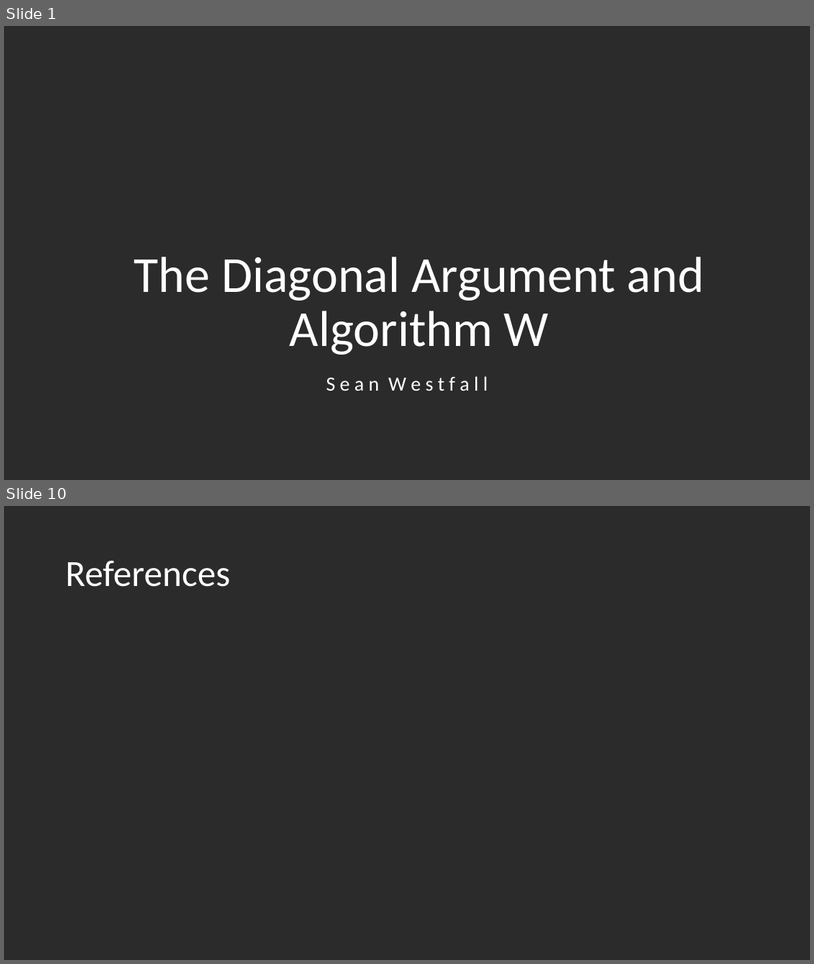
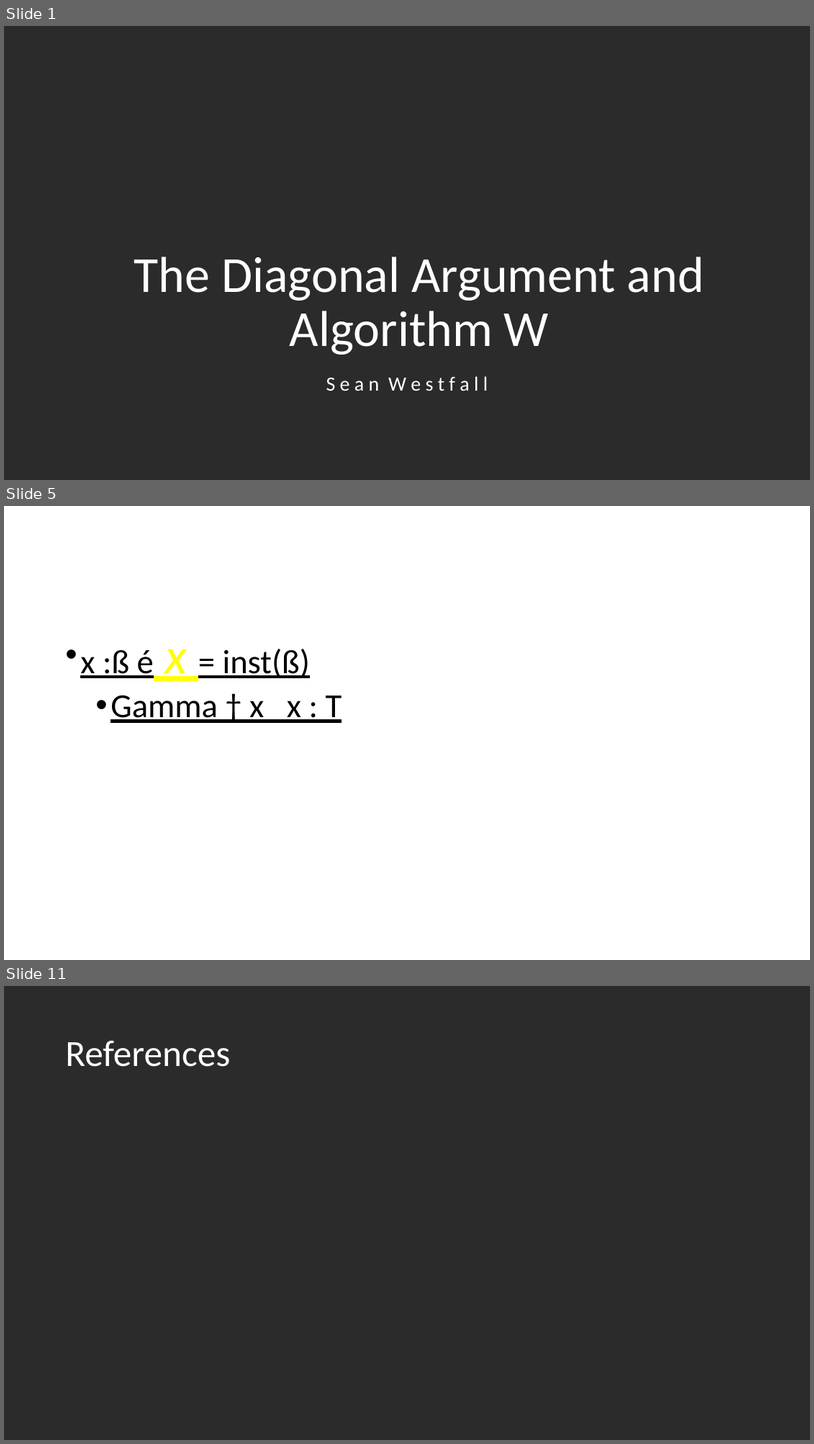
Before and after one commit to seanwestfall/algorithm_w_presentation, a slide deck: Presentation1.pptx. Shown one above the other, each under a label of ours: slides 1 and 10 before the commit, slides 1, 5 and 11 after it; the slides between them are not shown. The pictures are 814x964 and 814x1444 pixels, drawn with LibreOffice and Linux fonts; fonts in the diff are those of the drawing; background and template pictures are left out; a plain dark background stands for a picture behind light text. Boxes give left, top, right and bottom in pixels: in the first picture for what was removed or moved away, otherwise in the second. Text is boxed around its words. In the diff, an @@ line names an element or a change of style, - is before the commit and + after.

```diff
--- a/Presentation1.pptx
+++ b/Presentation1.pptx
@@ slide 5 added at <box>4,506,810,960</box>, background #FFFFFF @@
@@ text added at <box>80,649,342,723</box>, 40 pt, text #000000, underline @@
+• x :ß é x = inst(ß)
+  • Gamma † x x : T
@@ what was slide 10 is now slide 11 @@
```
Also in this commit, not shown: 8 slides changed.
